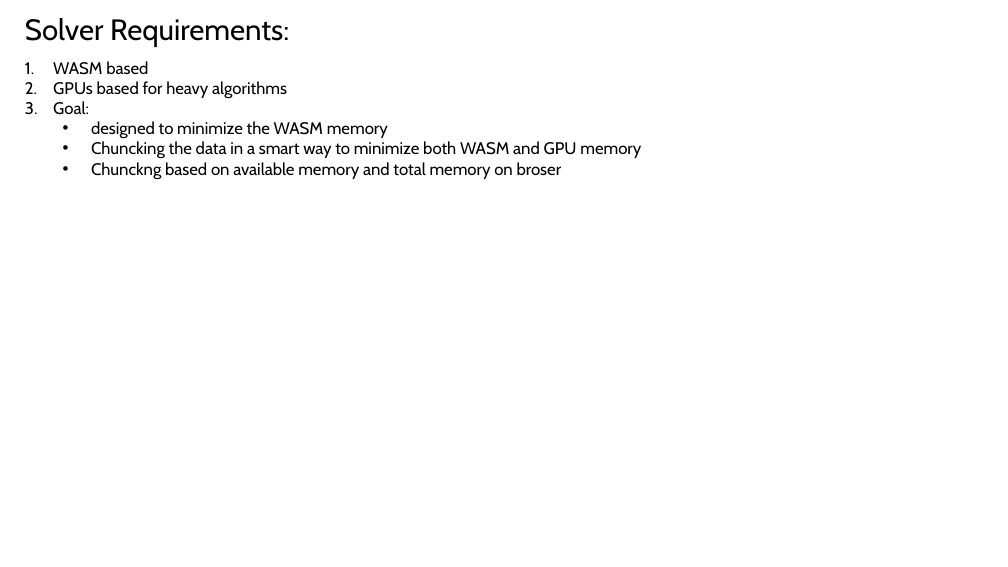
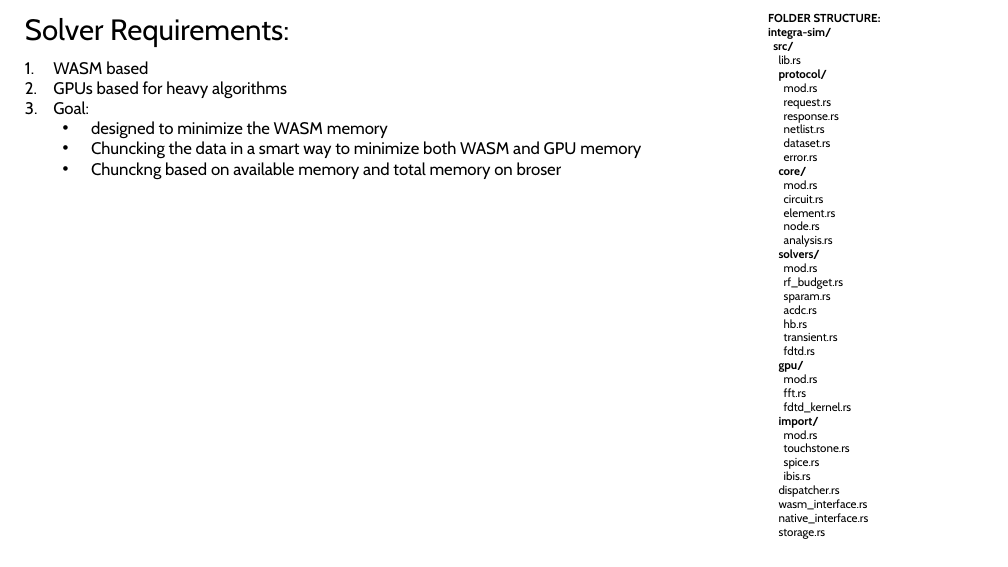
Before and after one commit to Cristiana85/integra-v1.0, a slide deck: slide 7 of INTEGRA Editor Project.pptx. Drawn at 1008x567 pixels with LibreOffice and Linux fonts; fonts in the diff are those of the drawing. Boxes give left, top, right and bottom in pixels: in the first picture for what was removed or moved away, otherwise in the second. Text is boxed around its words. In the diff, an @@ line names an element or a change of style, - is before the commit and + after.

```diff
--- a/INTEGRA Editor Project.pptx
+++ b/INTEGRA Editor Project.pptx
@@ text added at [768,13,881,539], 11 pt, text #000000 @@
+FOLDER STRUCTURE:
+integra-sim/
+src/
+lib.rs
+protocol/
+mod.rs
+request.rs
+response.rs
+netlist.rs
+dataset.rs
+error.rs
+core/
+mod.rs
+circuit.rs
+element.rs
+node.rs
+analysis.rs
+solvers/
+mod.rs
+rf_budget.rs
+sparam.rs
+acdc.rs
+hb.rs
+transient.rs
+fdtd.rs
+gpu/
+mod.rs
+fft.rs
+fdtd_kernel.rs
+import/
+mod.rs
+touchstone.rs
+spice.rs
+ibis.rs
+dispatcher.rs
+wasm_interface.rs
+native_interface.rs
+storage.rs
```
Also in this commit, not shown: 1 other slide changed, 50 other files.
